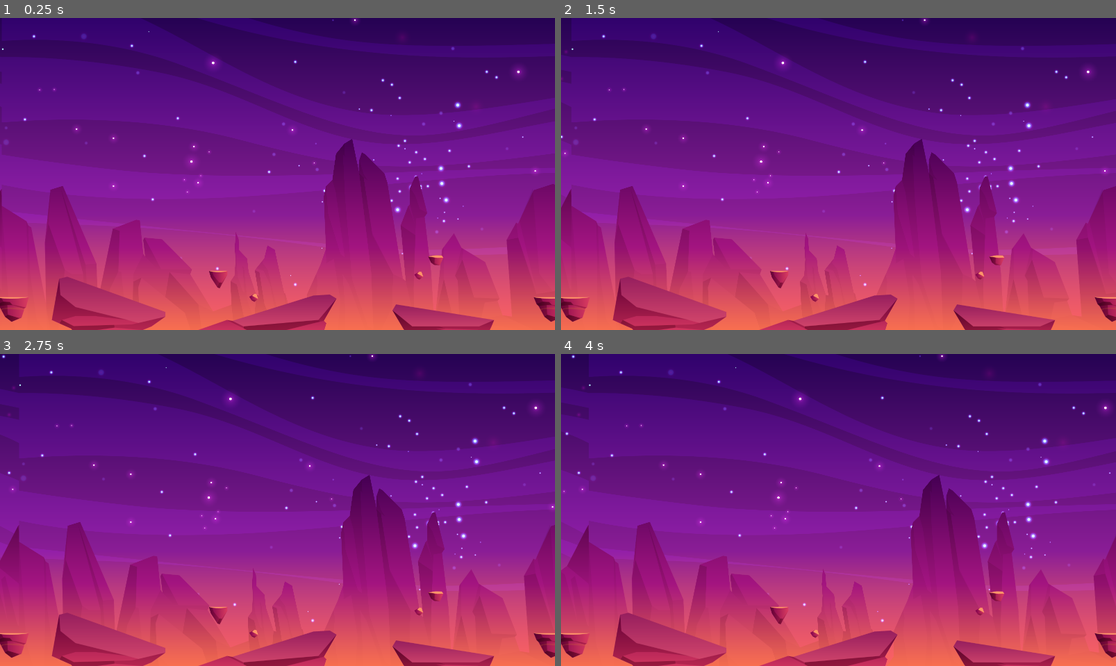
Above: before the commit, frames 1-4 (two rows, left to right).
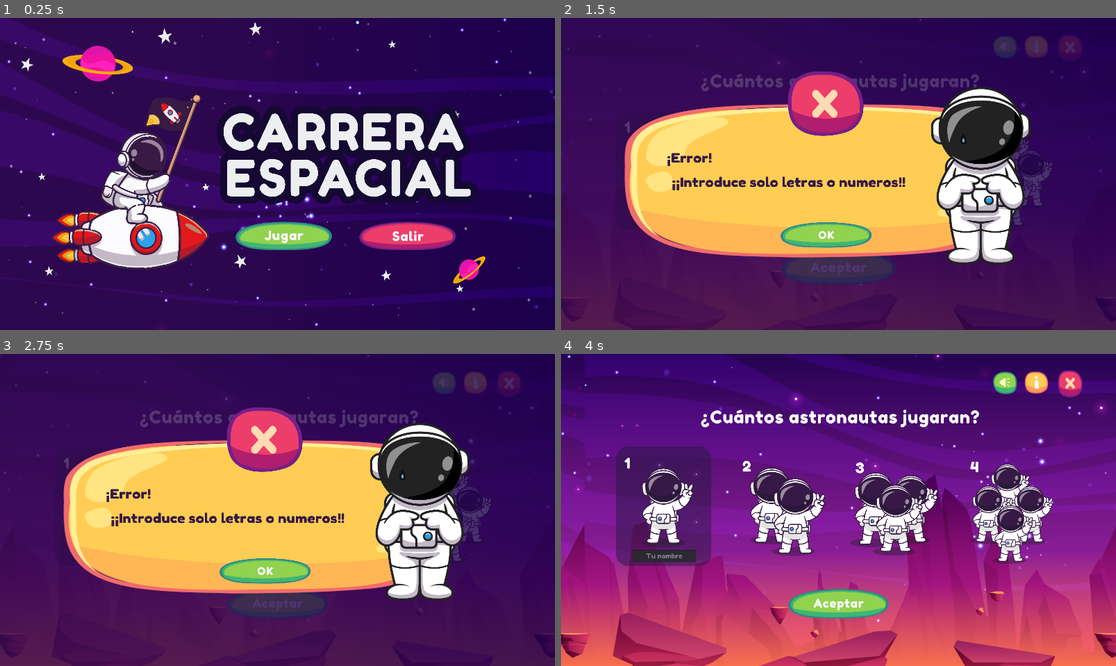
Above: after the commit, the same moments.

Repository: carrilloycardenas/Carrera-espacial
Game: Godot game, scene res://menus/inicio.tscn
Two runs of this game, one before a commit and one after it. Both use one fixed random seed, a clock stepped at 60 frames per second and the inputs below. Before the commit the project has no main scene; this scene is started directly in both runs.
Inputs (mouse positions are in pixels of both pictures, inside the frame that each line leads up to):
- Up to frame 1 (0.25 s): no input
- Up to frame 2 (1.5 s): click (844, 236) at 0.52 s; click (838, 267) at 1.27 s
- Up to frame 3 (2.75 s): click (99, 506) at 2.02 s
- Up to frame 4 (4 s): click (827, 572) at 2.77 s; hold Right (ui_right) from 3.53 s (still down)

The runs differ from the first frame. In frame 1, 89% of the frame differs, in the area x 0-100%, y 0-100%; in frame 2, 89%; in frame 3, 89%; in frame 4, 21%.

Commit message:
Nombre e inicio

Diff:
--- /dev/null
+++ b/menus/biggerFont.tres
@@ -0,0 +1,7 @@
+[gd_resource type="DynamicFont" load_steps=2 format=2]
+
+[ext_resource path="res://font/FredokaOne-Regular.ttf" type="DynamicFontData" id=1]
+
+[resource]
+size = 28
+font_data = ExtResource( 1 )
--- a/menus/inicio.tscn
+++ b/menus/inicio.tscn
@@ -1,11 +1,39 @@
-[gd_scene load_steps=2 format=2]
+[gd_scene load_steps=7 format=2]
 
-[ext_resource path="res://menus/paralax.tscn" type="PackedScene" id=1]
+[ext_resource path="res://assets/INICIO/INICIO.jpg" type="Texture" id=1]
+[ext_resource path="res://assets/INICIO/Boton-salir-inicio.png" type="Texture" id=2]
+[ext_resource path="res://assets/INICIO/Boton-jugar-inicio.png" type="Texture" id=3]
+[ext_resource path="res://scripts/inicio.gd" type="Script" id=4]
+[ext_resource path="res://assets/INICIO/Boton-jugar-inicio-hover.png" type="Texture" id=5]
+[ext_resource path="res://assets/INICIO/Boton-salir-inicio-hover.png" type="Texture" id=6]
 
 [node name="Control" type="Control"]
 anchor_right = 1.0
 anchor_bottom = 1.0
 margin_top = -1.0
 margin_bottom = -1.0
+script = ExtResource( 4 )
 
-[node name="ParallaxBackground" parent="." instance=ExtResource( 1 )]
+[node name="Inicio" type="Sprite" parent="."]
+position = Vector2( 959.852, 541.875 )
+scale = Vector2( 0.23091, 0.240233 )
+texture = ExtResource( 1 )
+
+[node name="btn-jugar" type="TextureButton" parent="."]
+margin_left = 815.0
+margin_top = 706.0
+margin_right = 1148.0
+margin_bottom = 805.0
+texture_normal = ExtResource( 3 )
+texture_hover = ExtResource( 5 )
+
+[node name="btn-salir" type="TextureButton" parent="."]
+margin_left = 1243.0
+margin_top = 706.0
+margin_right = 1576.0
+margin_bottom = 805.0
+texture_normal = ExtResource( 2 )
+texture_hover = ExtResource( 6 )
+
+[connection signal="pressed" from="btn-jugar" to="." method="_on_btnjugar_pressed"]
+[connection signal="pressed" from="btn-salir" to="." method="_on_btnsalir_pressed"]
--- a/menus/numJugadores.tscn
+++ b/menus/numJugadores.tscn
@@ -1,7 +1,7 @@
-[gd_scene load_steps=30 format=2]
-
-[ext_resource path="res://assets/PAGINA CANTIDAD DE JUGADORES/cantidad-jugadores-46.png" type="Texture" id=1]
-[ext_resource path="res://assets/PAGINA CANTIDAD DE JUGADORES/cantidad-jugadores-41.png" type="Texture" id=2]
+[gd_scene load_steps=35 format=2]
+
+[ext_resource path="res://assets/PREGUNTAS/boton-aceptar.png" type="Texture" id=1]
+[ext_resource path="res://assets/PREGUNTAS/boton-aceptar-hover.png" type="Texture" id=2]
 [ext_resource path="res://assets/PAGINA CANTIDAD DE JUGADORES/cantidad-jugadores-44.png" type="Texture" id=3]
 [ext_resource path="res://assets/PAGINA CANTIDAD DE JUGADORES/cantidad-jugadores-43.png" type="Texture" id=4]
 [ext_resource path="res://menus/paralax.tscn" type="PackedScene" id=5]
@@ -22,10 +22,15 @@
 [ext_resource path="res://sprites/astro-ques.tscn" type="PackedScene" id=20]
 [ext_resource path="res://assets/SALIR/Boton-no-salir.png" type="Texture" id=21]
 [ext_resource path="res://assets/SALIR/CARRERA ESPACIAL_Mesa de trabajo 1 copia 4.png" type="Texture" id=22]
-[ext_resource path="res://assets/PAGINA CANTIDAD DE JUGADORES/cantidad-jugadores-39.png" type="Texture" id=23]
+[ext_resource path="res://assets/BOTONES/boton-ok-hover.png" type="Texture" id=23]
 [ext_resource path="res://assets/PAGINA CANTIDAD DE JUGADORES/cantidad-jugadores-42.png" type="Texture" id=24]
 [ext_resource path="res://assets/PAGINA CANTIDAD DE JUGADORES/cantidad-jugadores-45.png" type="Texture" id=25]
-[ext_resource path="res://assets/PAGINA CANTIDAD DE JUGADORES/cantidad-jugadores-40.png" type="Texture" id=26]
+[ext_resource path="res://sprites/check-incorrecto.tscn" type="PackedScene" id=26]
+[ext_resource path="res://assets/BOTONES/boton-ok.png" type="Texture" id=27]
+[ext_resource path="res://tablero/pregFont.tres" type="DynamicFont" id=28]
+[ext_resource path="res://assets/GANASTE/contenedor-ganaste.png" type="Texture" id=29]
+[ext_resource path="res://menus/biggerFont.tres" type="DynamicFont" id=30]
+[ext_resource path="res://sprites/astro-incorrecto.tscn" type="PackedScene" id=31]
 
 [sub_resource type="DynamicFont" id=1]
 size = 60
@@ -46,8 +51,17 @@
 script = ExtResource( 14 )
 __meta__ = {
 "_edit_horizontal_guides_": [ 62.0, 139.0 ],
-"_edit_vertical_guides_": [ 1496.0, 1798.0 ]
+"_edit_vertical_guides_": [ 1496.0, 1798.0, 960.0 ]
 }
+
+[node name="TextureButton" type="TextureButton" parent="."]
+margin_left = 763.0
+margin_top = 786.0
+margin_right = 1552.0
+margin_bottom = 1100.0
+rect_scale = Vector2( 0.5, 0.5 )
+texture_normal = ExtResource( 1 )
+texture_hover = ExtResource( 2 )
 
 [node name="ParallaxBackground" parent="." instance=ExtResource( 5 )]
 
@@ -59,45 +73,43 @@
 
 [node name="1Jugador" type="TextureButton" parent="."]
 margin_left = 190.0
-margin_top = 379.0
+margin_top = 320.0
 margin_right = 520.0
-margin_bottom = 793.0
-texture_normal = ExtResource( 1 )
+margin_bottom = 734.0
+texture_normal = ExtResource( 24 )
+texture_pressed = ExtResource( 24 )
 texture_hover = ExtResource( 24 )
 expand = true
 
 [node name="2Jugador" type="TextureButton" parent="."]
 margin_left = 601.0
-margin_top = 391.0
+margin_top = 332.0
 margin_right = 930.0
-margin_bottom = 804.0
+margin_bottom = 745.0
 texture_normal = ExtResource( 4 )
-texture_hover = ExtResource( 23 )
 expand = true
 
 [node name="3Jugador" type="TextureButton" parent="."]
 margin_left = 988.0
-margin_top = 397.0
+margin_top = 338.0
 margin_right = 1320.0
-margin_bottom = 805.0
+margin_bottom = 746.0
 texture_normal = ExtResource( 3 )
-texture_hover = ExtResource( 26 )
 expand = true
 
 [node name="4Jugador" type="TextureButton" parent="."]
 margin_left = 1391.0
-margin_top = 392.0
+margin_top = 333.0
 margin_right = 1721.0
-margin_bottom = 806.0
+margin_bottom = 747.0
 texture_normal = ExtResource( 25 )
-texture_hover = ExtResource( 2 )
 expand = true
 
 [node name="Label" type="Label" parent="."]
 margin_left = 483.0
-margin_top = 240.0
-margin_right = 1392.0
-margin_bottom = 314.0
+margin_top = 181.0
+margin_right = 1448.0
+margin_bottom = 255.0
 custom_fonts/font = SubResource( 1 )
 text = "¿Cuántos astronautas jugaran?"
 
@@ -189,5 +201,72 @@
 position = Vector2( 118.139, 5.35709 )
 scale = Vector2( 0.328164, 0.765298 )
 
+[node name="txtNombre" type="LineEdit" parent="."]
+margin_left = 249.096
+margin_top = 679.114
+margin_right = 469.195
+margin_bottom = 719.114
+rect_scale = Vector2( 0.991935, 1 )
+custom_fonts/font = ExtResource( 28 )
+align = 1
+max_length = 25
+context_menu_enabled = false
+virtual_keyboard_enabled = false
+placeholder_text = "Tu nombre"
+placeholder_alpha = 0.424
+
+[node name="incorrecto" type="Node2D" parent="."]
+visible = false
+scale = Vector2( 1.745, 1.649 )
+
+[node name="Hover-seleccionjugadores" type="Sprite" parent="incorrecto"]
+position = Vector2( 550.133, 327.467 )
+scale = Vector2( 0.575453, 0.600856 )
+texture = ExtResource( 19 )
+
+[node name="Contenedor-ganaste" type="Sprite" parent="incorrecto"]
+position = Vector2( 508.8, 341.6 )
+scale = Vector2( 0.700684, 0.495648 )
+texture = ExtResource( 29 )
+
+[node name="btn-ok-incorrecto" type="TextureButton" parent="incorrecto"]
+margin_left = 416.533
+margin_top = 413.867
+margin_right = 1252.53
+margin_bottom = 732.867
+rect_scale = Vector2( 0.26, 0.26 )
+texture_normal = ExtResource( 27 )
+texture_hover = ExtResource( 23 )
+
+[node name="rightwrong" type="Label" parent="incorrecto"]
+margin_left = 210.133
+margin_top = 275.888
+margin_right = 342.133
+margin_bottom = 305.888
+custom_colors/font_color = Color( 0.215686, 0.101961, 0.270588, 1 )
+custom_fonts/font = ExtResource( 30 )
+text = "¡Error!"
+
+[node name="lblTxtIncorrecto" type="Label" parent="incorrecto"]
+margin_left = 220.0
+margin_top = 327.0
+margin_right = 713.0
+margin_bottom = 410.0
+custom_colors/font_color = Color( 0.215686, 0.101961, 0.270588, 1 )
+custom_fonts/font = ExtResource( 30 )
+text = "¡¡Introduce solo letras o numeros!!"
+autowrap = true
+
+[node name="check-incorrecto" parent="incorrecto" instance=ExtResource( 26 )]
+position = Vector2( 524.8, 179.734 )
+scale = Vector2( 0.25, 0.25 )
+
+[node name="astro-incorrecto" parent="incorrecto" instance=ExtResource( 31 )]
+position = Vector2( 832.533, 331.201 )
+scale = Vector2( 0.3, 0.3 )
+
+[connection signal="pressed" from="TextureButton" to="." method="_on_TextureButton_pressed"]
+[connection signal="pressed" from="1Jugador" to="." method="_on_1Jugador_pressed"]
 [connection signal="pressed" from="btn-popupSalir" to="." method="_on_btnpopupSalir_pressed"]
 [connection signal="pressed" from="Hover-seleccionjugadores/btn-salir" to="." method="_on_btnsalir_pressed"]
+[connection signal="pressed" from="incorrecto/btn-ok-incorrecto" to="." method="_on_btnokincorrecto_pressed"]
--- a/project.godot
+++ b/project.godot
@@ -11,6 +11,7 @@
 [application]
 
 config/name="Carrera-espacial"
+run/main_scene="res://menus/inicio.tscn"
 config/icon="res://icon.png"
 
 [display]
--- /dev/null
+++ b/scripts/inicio.gd
@@ -0,0 +1,24 @@
+extends Control
+
+
+# Declare member variables here. Examples:
+# var a = 2
+# var b = "text"
+
+
+# Called when the node enters the scene tree for the first time.
+func _ready():
+	pass # Replace with function body.
+
+
+# Called every frame. 'delta' is the elapsed time since the previous frame.
+#func _process(delta):
+#	pass
+
+
+func _on_btnjugar_pressed():
+	get_tree().change_scene("res://menus/numJugadores.tscn")
+
+
+func _on_btnsalir_pressed():
+	get_tree().quit()
--- a/scripts/numJuga.gd
+++ b/scripts/numJuga.gd
@@ -2,7 +2,7 @@
 
 
 
-
+var nombre = '';
 
 func _on_btnpopupSalir_pressed():
 	get_node("Hover-seleccionjugadores").visible = true
@@ -10,3 +10,22 @@
 
 func _on_btnsalir_pressed():
 	get_tree().quit()
+
+
+
+func _on_1Jugador_pressed():
+	get_node("1Jugador").set_pressed_no_signal(true)
+
+
+func _on_TextureButton_pressed():
+	nombre = get_node("txtNombre").text
+	if nombre.is_valid_identifier():
+		print("String contains only letters")
+		get_tree().change_scene("res://tablero/tablero.tscn")
+	else:
+		print("String contains non-letter characters")
+		get_node("incorrecto").visible = true
+
+
+func _on_btnokincorrecto_pressed():
+	get_node("incorrecto").visible = false
--- a/scripts/tablero.gd
+++ b/scripts/tablero.gd
@@ -180,6 +180,9 @@
 
 func _on_btnokincorrecto_pressed():
 	get_node("incorrecto").visible = false
+
+func _on_btnsalirganaste_pressed():
+	get_tree().change_scene("res://menus/inicio.tscn")
 
 func _on_btnRegRes_pressed():
 	print('holasientro')
--- a/tablero/tablero.tscn
+++ b/tablero/tablero.tscn
@@ -287,6 +287,15 @@
 text = "Has logrado conquistar este
 gran planeta."
 
+[node name="btn-salir-ganaste" type="TextureButton" parent="ganaste"]
+margin_left = 411.733
+margin_top = 311.467
+margin_right = 529.733
+margin_bottom = 428.467
+texture_normal = ExtResource( 10 )
+texture_hover = ExtResource( 9 )
+expand = true
+
 [node name="pregunta" type="Node2D" parent="."]
 visible = false
 
@@ -483,6 +492,7 @@
 [connection signal="pressed" from="btn-salir" to="." method="_on_btnsalir_pressed"]
 [connection signal="pressed" from="salir/btn-regresar" to="." method="_on_btnregresar_pressed"]
 [connection signal="pressed" from="salir/btn-salir-popup" to="." method="_on_btnsalirpopup_pressed"]
+[connection signal="pressed" from="ganaste/btn-salir-ganaste" to="." method="_on_btnsalirganaste_pressed"]
 [connection signal="pressed" from="pregunta/btnRegRes" to="." method="_on_btnRegRes_pressed"]
 [connection signal="pressed" from="correcto/btn-ok-correcto" to="." method="_on_btnokcorrecto_pressed"]
 [connection signal="pressed" from="incorrecto/btn-ok-incorrecto" to="." method="_on_btnokincorrecto_pressed"]
Binary file added: assets/INICIO/Boton-jugar-inicio-hover.png
Not shown, added: assets/INICIO/Boton-jugar-inicio-hover.png.import
Binary file added: assets/INICIO/Boton-jugar-inicio.png
Not shown, added: assets/INICIO/Boton-jugar-inicio.png.import
Binary file added: assets/INICIO/Boton-salir-inicio-hover.png
Not shown, added: assets/INICIO/Boton-salir-inicio-hover.png.import
Binary file added: assets/INICIO/Boton-salir-inicio.png
Not shown, added: assets/INICIO/Boton-salir-inicio.png.import
Binary file added: assets/INICIO/CARRERA ESPACIAL-1.png
Not shown, added: assets/INICIO/CARRERA ESPACIAL-1.png.import
Binary file added: assets/INICIO/INICIO.jpg
Not shown, added: assets/INICIO/INICIO.jpg.import
